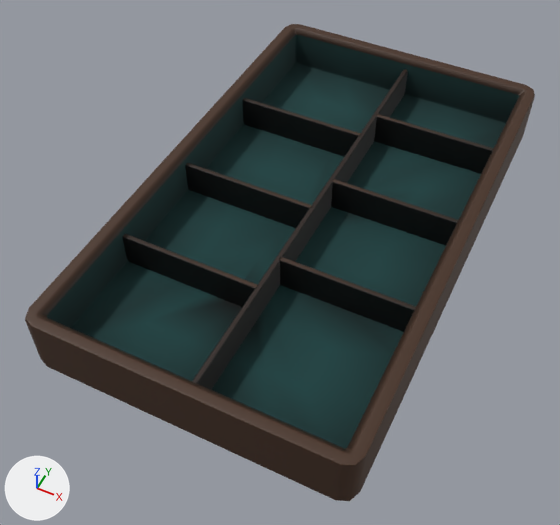
What one commit did to the glTF model public/assets/models/tockton/workshop/parts_tray.glb.
One viewpoint serves both versions: a 50 mm lens placed at (0.089, -0.209, 0.234), pointed at (-0.005, -0.021, -0.002). The axes (+X, +Y, +Z) are drawn at lower left. The lights are the same throughout. The older version comes first. Where no turn or scale is listed for an object, it has been applied to the vertices. Vertices at exactly the same position are counted once.

Objects in the first picture: 'PartsTray_Body', 'PartsTray_Divider'.
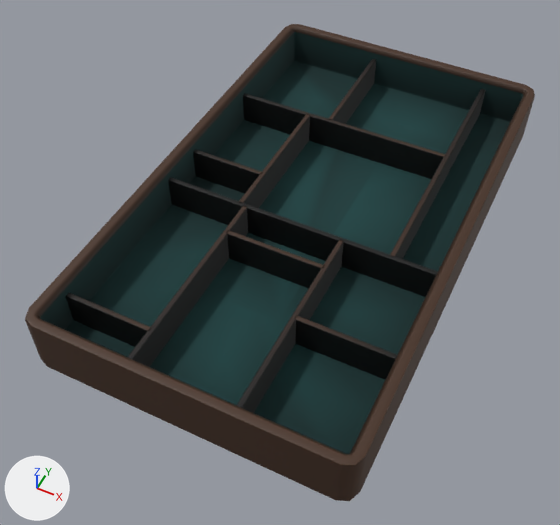
Diff of the bpy script that builds the scene:
```diff
--- a/public/assets/models/tockton/workshop/parts_tray.glb.py
+++ b/public/assets/models/tockton/workshop/parts_tray.glb.py
@@ me_partstray_body @@
 me_partstray_body.from_pydata(...)  # 576 vertices, 1148 faces; spans x -0.062..0.062, y -0.105..0.105, z 0.0..0.025
 # used by ob_partstray_body; location = (0.0, 0.0, 0.0)
+# me_partstray_body part 1: the whole mesh is turned 0 degrees about the z axis through its middle and scaled by 1.01
 me_partstray_body.materials.append(mat_mat_walnut)
@@ me_partstray_divider @@
 # used by ob_partstray_divider; location = (0.0, 0.0, 0.0)
-me_partstray_divider.from_pydata(...)  # 168 vertices, 308 faces; spans x -0.056..0.056, y -0.099..0.099, z 0.005..0.02
+me_partstray_divider.from_pydata(...)  # 264 vertices, 484 faces; spans x -0.059..0.059, y -0.101..0.101, z 0.005..0.02
+# me_partstray_divider part 2: the loose piece of 24 vertices spanning x 0.001..0.003, y -0.099..0.099, z 0.005..0.02 is scaled about its middle by (1, 0.271, 1), then moved by (-0.017, 0.074, 0.0)
+# me_partstray_divider part 3: the loose piece of 24 vertices spanning x -0.056..0.002, y 0.043..0.045, z 0.005..0.02 is scaled about its middle by (1.68, 1, 1), then moved by (0.018, 0.003, 0.0)
+# me_partstray_divider part 4: the loose piece of 24 vertices spanning x -0.056..0.002, y -0.007..-0.005, z 0.005..0.02 is scaled about its middle by (0.576, 1, 1), then moved by (-0.014, 0.009, 0.0)
+# me_partstray_divider part 5: the loose piece of 24 vertices spanning x 0.001..0.003, y -0.099..0.099, z 0.005..0.02 is copied, and the copy is scaled about its middle by (1, 0.595, 1), then moved by (0.037, 0.042, 0.0); it spans x 0.038..0.04, y -0.017..0.101, z 0.005..0.02
+# me_partstray_divider part 6: the loose piece of 24 vertices spanning x 0.002..0.056, y -0.037..-0.035, z 0.005..0.02 is scaled about its middle by (2.17, 1, 1), then moved by (-0.029, 0.019, 0.0)
+# me_partstray_divider part 7: the loose piece of 24 vertices spanning x -0.056..0.002, y -0.053..-0.051, z 0.005..0.02 is scaled about its middle by (0.622, 1, 1), then moved by (-0.013, -0.033, 0.0)
+# me_partstray_divider part 8: the loose piece of 24 vertices spanning x 0.001..0.003, y -0.099..0.099, z 0.005..0.02 is copied, and the copy is scaled about its middle by (1, 0.423, 1), then moved by (-0.024, -0.059, 0.0); it spans x -0.023..-0.021, y -0.101..-0.017, z 0.005..0.02
+# me_partstray_divider part 9: the loose piece of 24 vertices spanning x 0.002..0.056, y 0.011..0.013, z 0.005..0.02 is scaled about its middle by (0.758, 1, 1), then moved by (-0.031, -0.045, 0.0)
+# me_partstray_divider part 10: the loose piece of 24 vertices spanning x 0.001..0.003, y -0.099..0.099, z 0.005..0.02 is copied, and the copy is scaled about its middle by (1, 0.423, 1), then moved by (0.017, -0.059, 0.0); it spans x 0.018..0.02, y -0.101..-0.017, z 0.005..0.02
+# me_partstray_divider part 11: the loose piece of 24 vertices spanning x 0.002..0.056, y 0.059..0.061, z 0.005..0.02 is scaled about its middle by (0.721, 1, 1), then moved by (0.01, -0.118, 0.0)
+# me_partstray_divider part 12: a new loose piece of 24 vertices spanning x -0.026..-0.024, y -0.017..0.047, z 0.005..0.02, in mat_mat_walnut
 me_partstray_divider.materials.append(mat_mat_walnut)
```

Where the change shows, as pixel boxes (x1, y1, x2, y2) in the pictures (560 x 525 px; the box of a moved part takes in the faces that stretch with it):
'PartsTray_Divider', reshaped (13% wider, 10% taller): before (122, 69, 494, 390); after (66, 59, 486, 413)
part 1 of me_partstray_body, moved or reshaped: (33, 26, 528, 458) in both
part 2 of me_partstray_divider, moved or reshaped: before (192, 69, 408, 390); after (328, 59, 376, 124)
part 3 of me_partstray_divider, moved or reshaped: before (242, 98, 361, 157); after (243, 93, 446, 179)
part 4 of me_partstray_divider, moved or reshaped: before (185, 163, 313, 228); after (193, 149, 262, 194)
part 5 of me_partstray_divider, added: after (390, 89, 486, 259)
part 6 of me_partstray_divider, moved or reshaped: before (279, 257, 416, 332); after (168, 177, 438, 297)
part 7 of me_partstray_divider, moved or reshaped: before (122, 234, 259, 307); after (66, 293, 151, 347)
part 8 of me_partstray_divider, added: after (128, 206, 248, 367)
part 9 of me_partstray_divider, moved or reshaped: before (331, 179, 458, 246); after (226, 231, 324, 289)
part 10 of me_partstray_divider, added: after (237, 240, 343, 413)
part 11 of me_partstray_divider, moved or reshaped: before (374, 114, 494, 174); after (295, 316, 397, 380)
part 12 of me_partstray_divider, added: after (239, 115, 310, 208)
